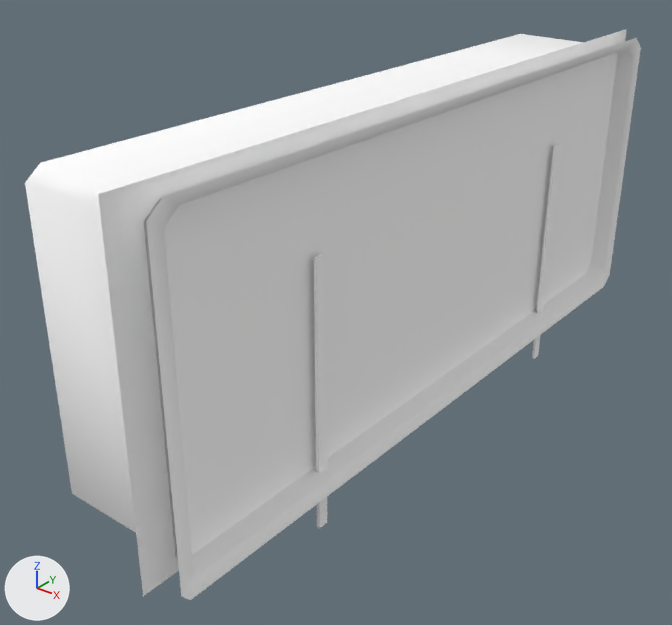
A saved change to the Blender file dev/blender/instruments/oil.blend.
Both versions are drawn from a 50 mm camera at (-0.329, -0.46, 0.0017) aimed at (-0.3703, -0.4083, -0.0303). Lighting does not change. The marker at lower left points along +X, +Y and +Z. The first picture is the older version.

Objects in the first picture: 'Case', 'Face', 'OilPressNeedle', 'OilTempNeedle'.
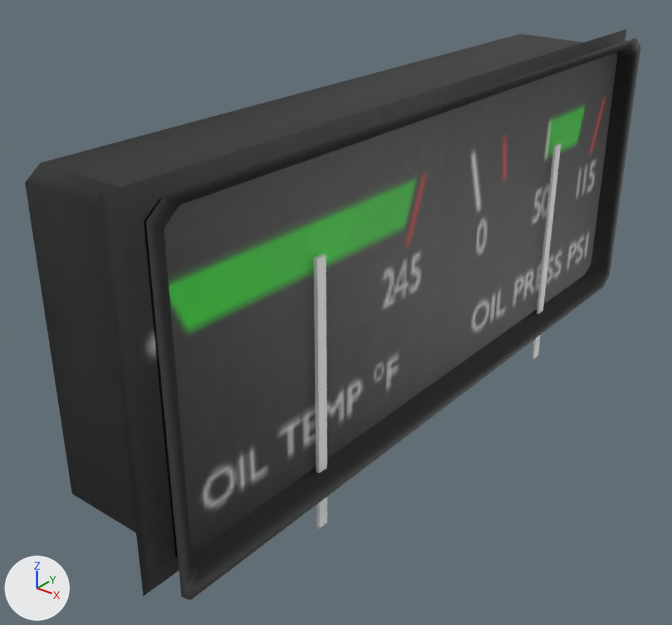
Where the newer file only moved an object's origin or applied its transform, the numbers keep the older frame.

What differs and where, as boxes (x1, y1, x2, y2) in the pictures (672 x 625 px):
'Face', recoloured (white to grey): (98, 29, 627, 596) in both
'Case', recoloured (white to black): (25, 34, 641, 600) in both

Patch to the scene script:
```diff
--- a/dev/blender/instruments/oil.blend.py
+++ b/dev/blender/instruments/oil.blend.py
@@ img_fuel_oil_png_000 @@
+img_fuel_oil_png_000 = load_image('fuel-oil.png.000', '../../../Models/Interior/Panel/Instruments/FuelOilAmps/fuel-oil.png', 512, 128, 'sRGB')
@@ mat_oil @@
+mat_oil = principled_material('oil')
+mat_oil.texture = img_fuel_oil_png_000
@@ me_mesh_005 @@
 me_mesh_005.from_pydata(...)  # 6 vertices, 2 faces; spans x 0.0, y -0.0312..0.031, z -0.0124..0.0124
-me_mesh_005.materials.append(mat_face)  # white #ffffff
+me_mesh_005.materials.append(mat_oil)  # picture img_fuel_oil_png_000
@@ me_plane_000 @@
 me_plane_000.from_pydata(...)  # 30 vertices, 20 faces; spans x -0.3735..-0.3619, y -0.4331..-0.374, z -0.0257..-0.0009
-me_plane_000.materials.append(mat_material)  # white #ffffff
+me_plane_000.materials.append(mat_oil)  # picture img_fuel_oil_png_000
```
